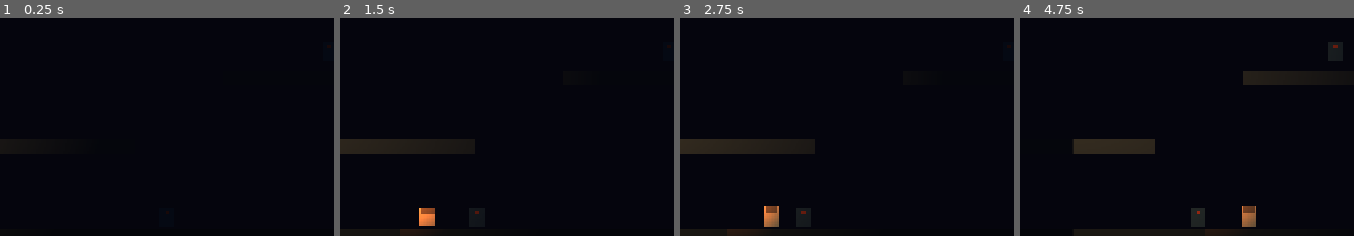
Above: before the commit, frames 1-4 (left to right).
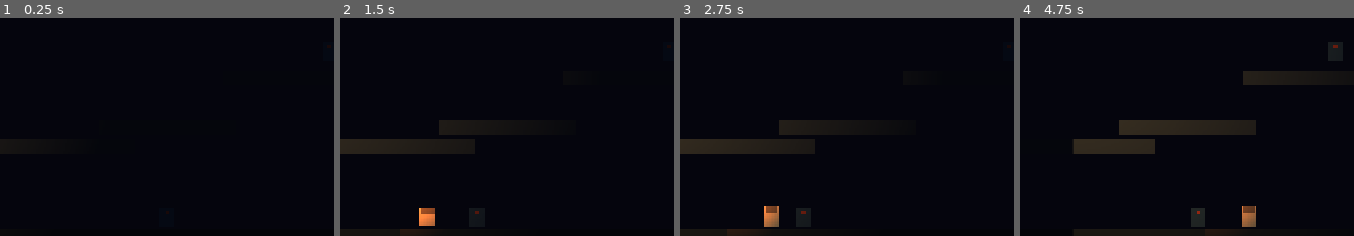
Above: after the commit, the same moments.

Repository: hugoborgplotnikov-boop/the-last-beacon
Game: Godot game, scene res://scenes/world.tscn
Same seed, same stepped clock (60 frames per second), same inputs: the game is played once before the commit and once after it.
Inputs:
- Up to frame 1 (0.25 s): no input
- Up to frame 2 (1.5 s): tap Enter at 0.5 s; hold D (move_right) from 0.53 s (still down); tap J (attack) at 0.6 s; tap Space (jump) at 0.77 s; tap Shift (roll) at 1.35 s
- Up to frame 3 (2.75 s): tap Space (jump) at 1.52 s; release D (move_right) at 2.03 s; hold A (move_left) from 2.03 s (still down); tap J (attack) at 2.1 s
- Up to frame 4 (4.75 s): release A (move_left) at 2.78 s; hold D (move_right) 2.78-4.28 s; tap Shift (roll) at 2.85, 4.35 s; tap Space (jump) at 3.02, 3.77, 4.52 s; tap J (attack) at 3.6 s; hold A (move_left) from 4.28 s (still down)
The pictures show only the part of the screen within x 27-77%, y 38-88%; the shares and areas given below are measured in that part.

The runs differ from the first frame. In frame 2, 0.2% of the frame differs, in the area x 29-34%, y 46-54%; in frame 3, 0.6%; in frame 4, 2.8%, in the area x 29-71%, y 46-54%.

Commit message:
feat(drill2): Platform3 placed at (560,460) — floor-reachable stepping stone
Positioned per the placement checklist: reachable from the floor with the
double jump (~18px margin), no overlap with Platform1, and it chains
floor -> Platform3 -> Platform2 (the grunt's ledge).

Diff:
--- a/dev/TheLastBeacon/scenes/world.tscn
+++ b/dev/TheLastBeacon/scenes/world.tscn
@@ -62,7 +62,7 @@
 polygon = PackedVector2Array(-110, -13, 110, -13, 110, 10, -110, 10)
 
 [node name="Platform3" type="StaticBody2D" parent="." unique_id=674512536]
-position = Vector2(400, 490)
+position = Vector2(560, 460)
 
 [node name="CollisionShape2D" type="CollisionShape2D" parent="Platform3" unique_id=1884591622]
 position = Vector2(0, -13)
